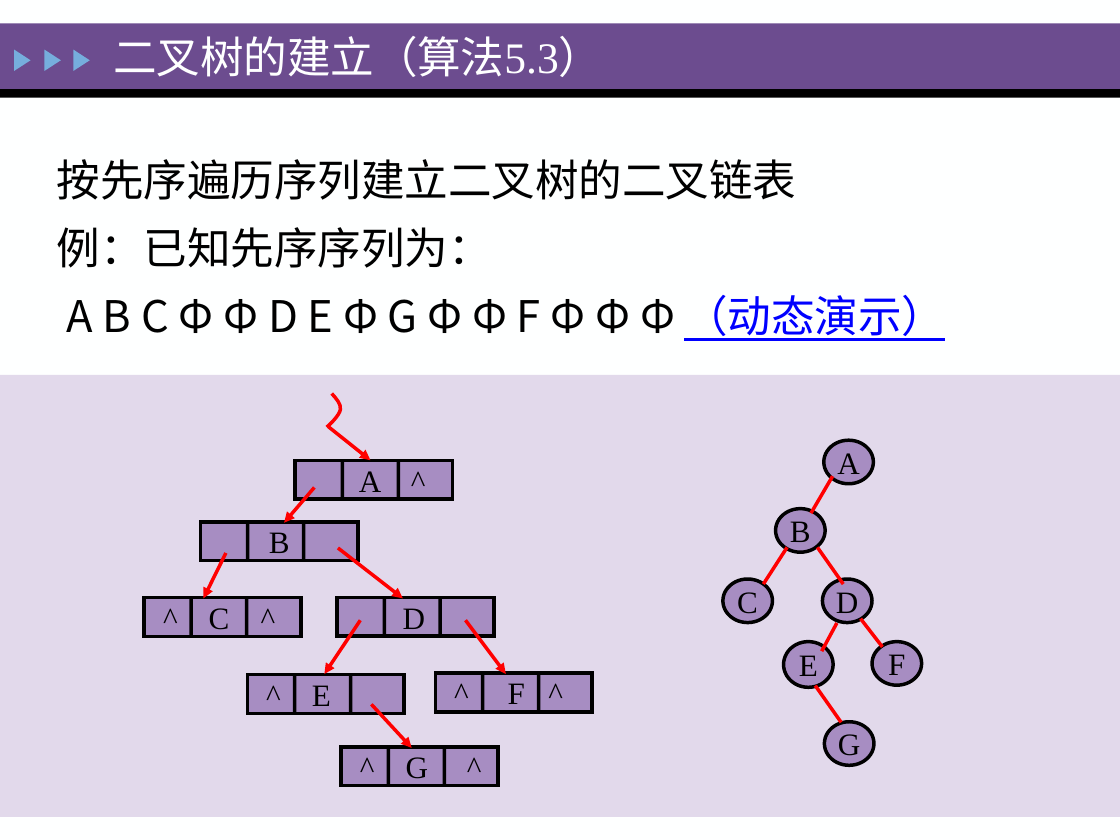
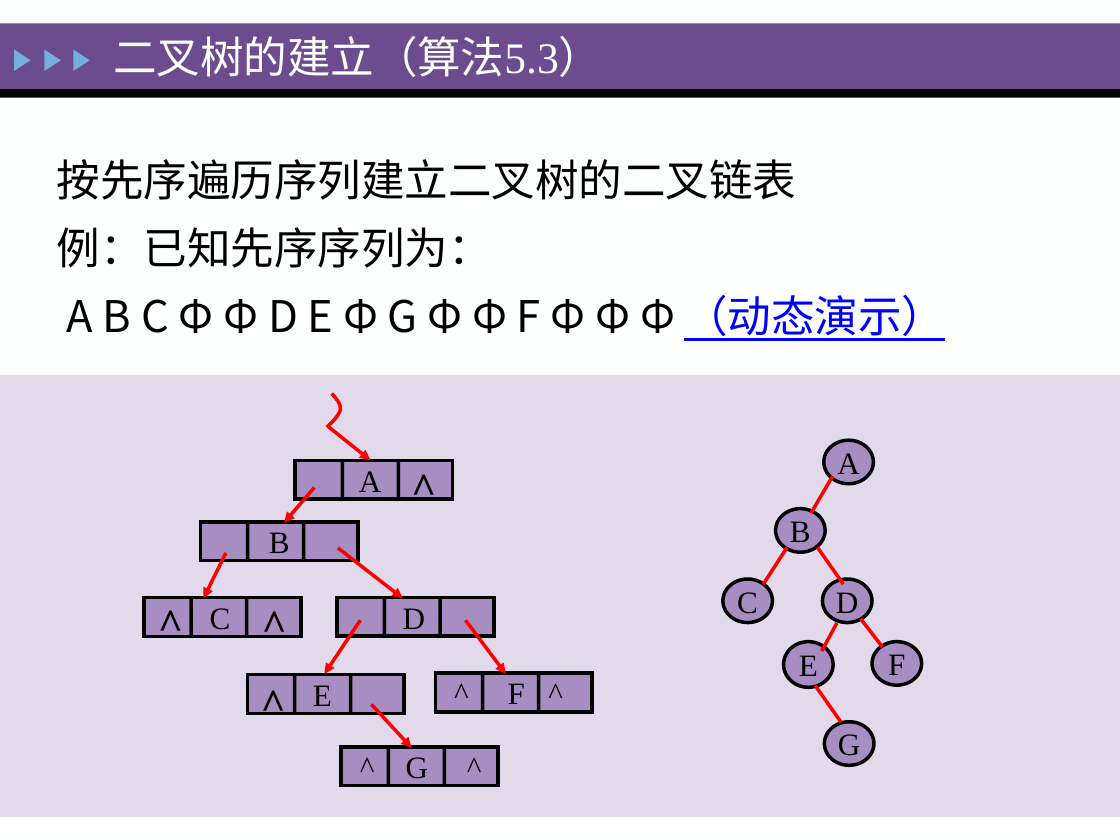
Before and after one commit to zeemeil/zeemeil.github.io, a slide deck: slide 92 of files/2025_1_DS/0402_DS_Tree.pptx. Drawn at 1120x840 pixels with LibreOffice and Linux fonts; fonts in the diff are those of the drawing. Boxes give left, top, right and bottom in pixels: in the first picture for what was removed or moved away, otherwise in the second. Text is boxed around its words. In the diff, an @@ line names an element or a change of style, - is before the commit and + after.

```diff
--- a/files/2025_1_DS/0402_DS_Tree.pptx
+++ b/files/2025_1_DS/0402_DS_Tree.pptx
@@ text added at [400,455,476,519], 28 pt, text #000000, bold @@
+^
@@ text added at [147,590,190,654], 28 pt, text #000000, bold @@
+^
@@ text added at [251,591,295,655], 28 pt, text #000000, bold @@
+^
@@ text added at [250,670,316,734], 28 pt, text #000000, bold @@
+^
```
Also in this commit, not shown: 1 other slide changed, 9 other files.
